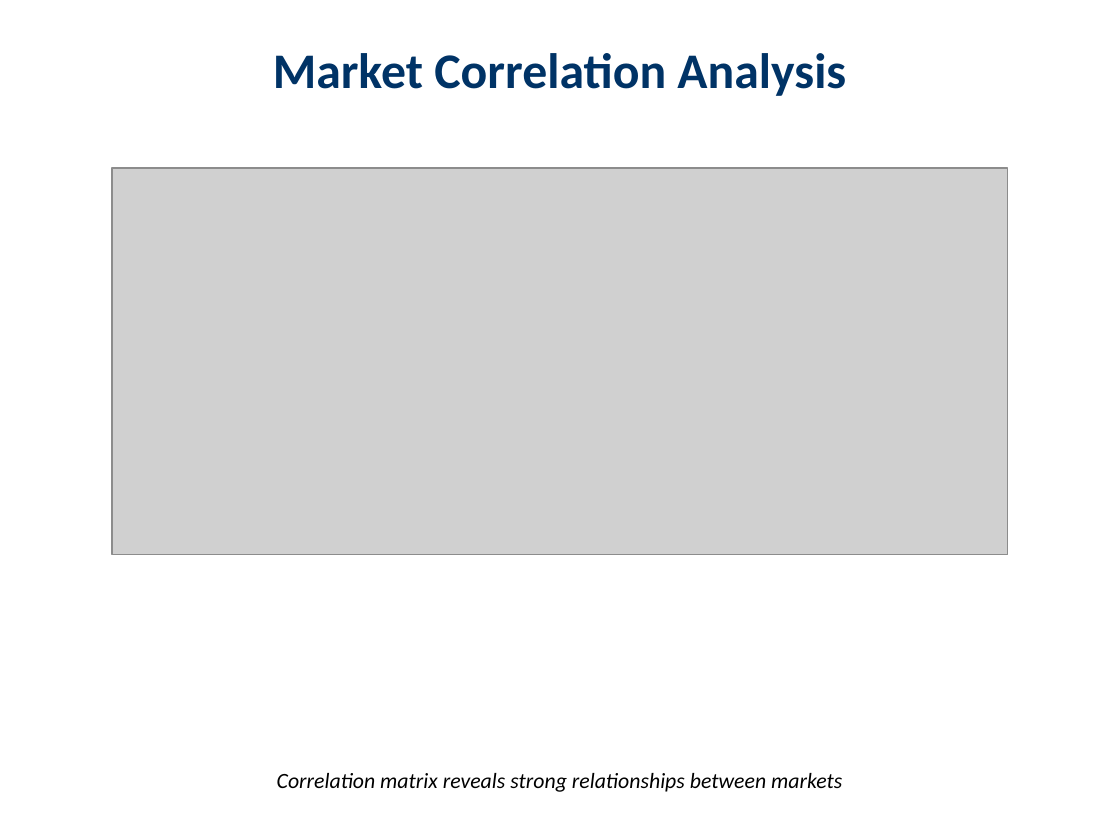
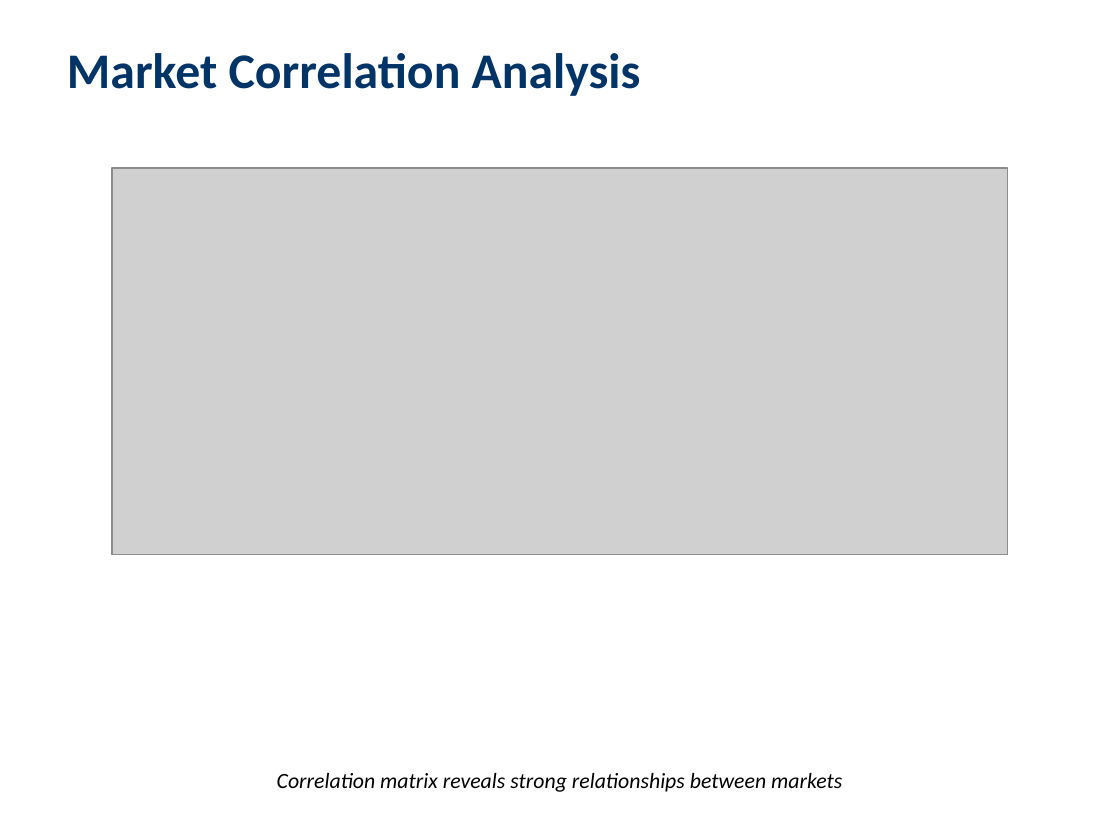
Before and after one commit to pablogrs/nifty_data, a slide deck: slide 9 of basic-navigation/Market_Analysis_Presentation.pptx. Drawn at 1120x840 pixels with LibreOffice and Linux fonts; fonts in the diff are those of the drawing; grey boxes stand for pictures. Boxes give left, top, right and bottom in pixels: in the first picture for what was removed or moved away, otherwise in the second. Text is boxed around its words. In the diff, an @@ line names an element or a change of style, - is before the commit and + after.

```diff
--- a/basic-navigation/Market_Analysis_Presentation.pptx
+++ b/basic-navigation/Market_Analysis_Presentation.pptx
@@ text "Market Correlation Analysis": place and size @@
-text "Market Correlation Analysis" at [273,53,846,96]
+text "Market Correlation Analysis" at [67,53,641,96]
```
Also in this commit, not shown: 11 other slides changed, 1 slide added, 1 other file.
